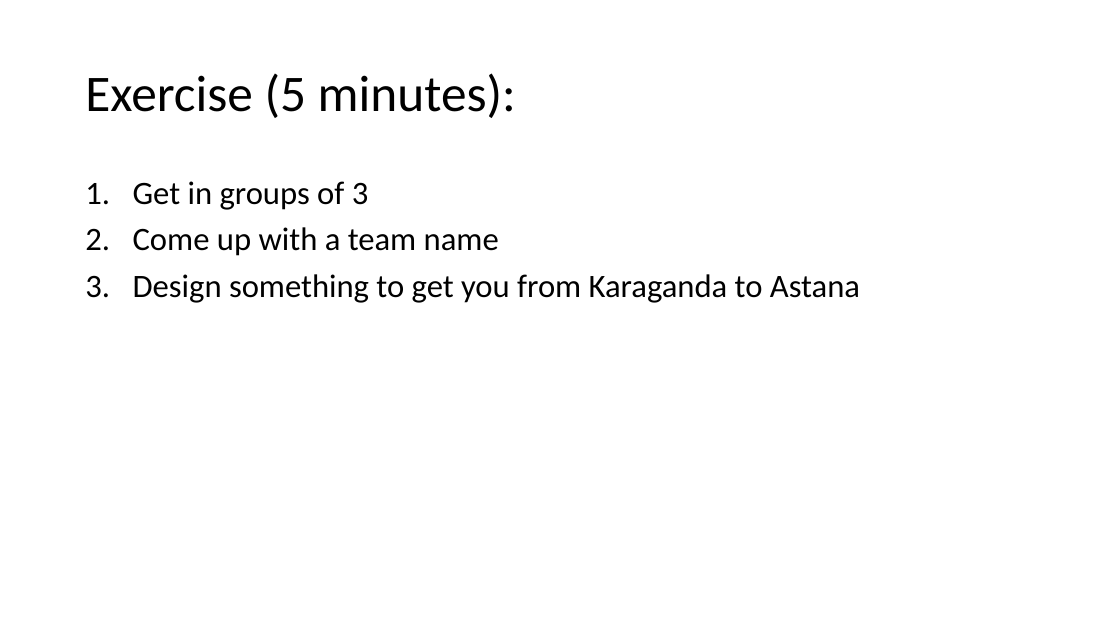
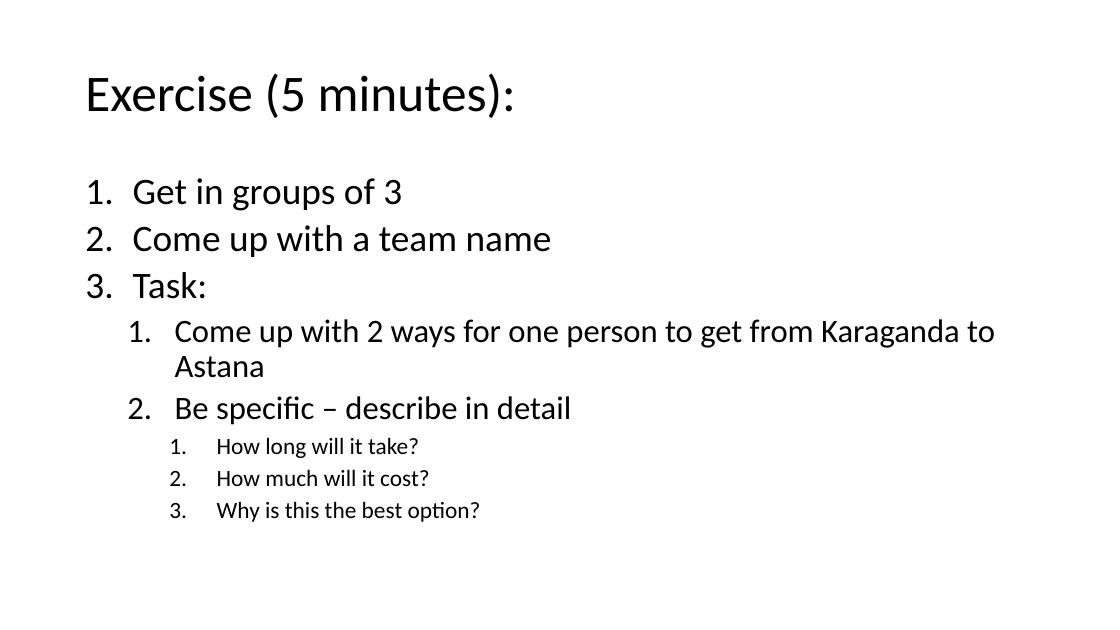
Before and after one commit to jlwgong/hangman, a slide deck: slide 4 of presentations/archive/Engineering I.pptx. Drawn at 1120x630 pixels with LibreOffice and Linux fonts; fonts in the diff are those of the drawing. Boxes give left, top, right and bottom in pixels: in the first picture for what was removed or moved away, otherwise in the second. Text is boxed around its words. In the diff, an @@ line names an element or a change of style, - is before the commit and + after.

```diff
--- a/presentations/archive/Engineering I.pptx
+++ b/presentations/archive/Engineering I.pptx
@@ text at (x1=133, y1=178, x2=552, y2=257): size 28 to 32 pt in "Get in groups of 3", "Come up with a team name"; line spacing 1 to 0.9 @@
@@ text at (x1=133, y1=272, x2=995, y2=522): text changed @@
-3. Design something to get you from Karaganda to Astana
+3. Task:
+  1. Come up with 2 ways for one person to get from Karaganda to Astana
+  2. Be specific – describe in detail
+    1. How long will it take?
+    2. How much will it cost?
+    3. Why is this the best option?
```
Also in this commit, not shown: 3 other files.
